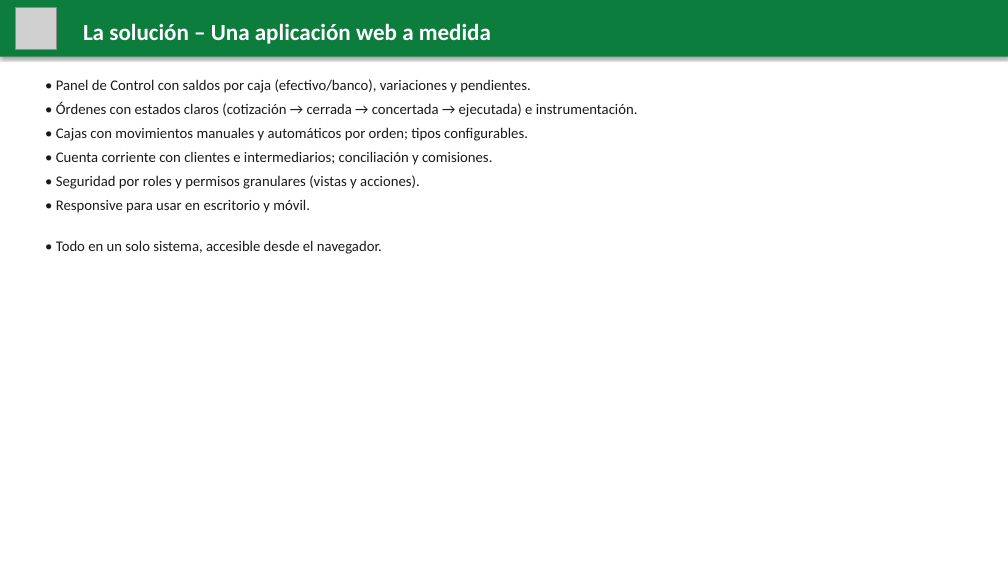
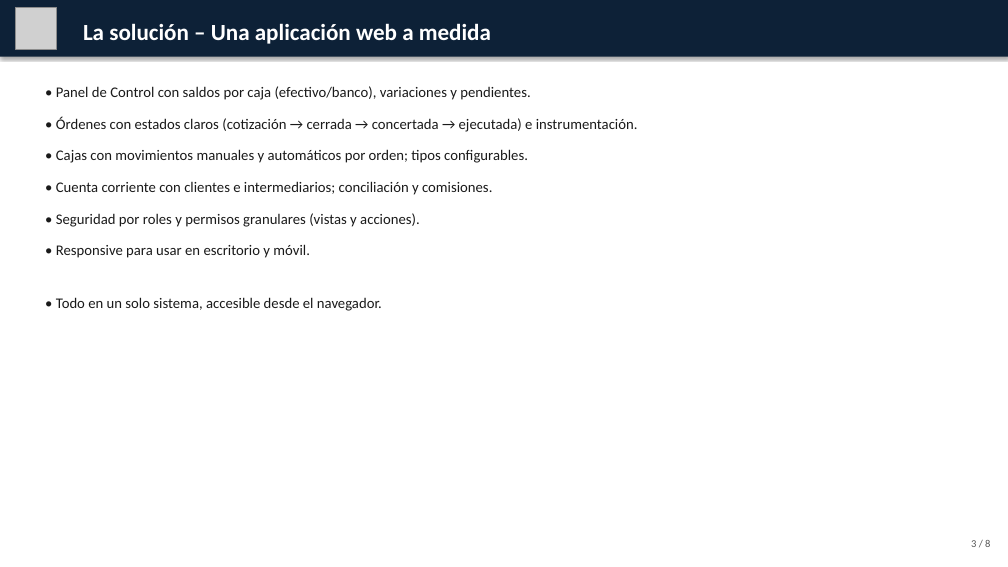
Before and after one commit to lucasbustosmartin-coder/pandy, a slide deck: slide 3 of presentacion/Propuesta_Pandi.pptx. Drawn at 1008x567 pixels with LibreOffice and Linux fonts; fonts in the diff are those of the drawing; grey boxes stand for pictures. Boxes give left, top, right and bottom in pixels: in the first picture for what was removed or moved away, otherwise in the second. Text is boxed around its words. In the diff, an @@ line names an element or a change of style, - is before the commit and + after.

```diff
--- a/presentacion/Propuesta_Pandi.pptx
+++ b/presentacion/Propuesta_Pandi.pptx
@@ rectangle at (x1=0, y1=0, x2=1008, y2=57): fill #0D7D3D to #0D2137 @@
@@ text "• Panel de Control con ..." at (x1=56, y1=86, x2=638, y2=311): line spacing 1 to 1.2; more space between paragraphs @@
@@ text added at (x1=971, y1=540, x2=990, y2=547), 10 pt, text #555555 @@
+3 / 8
```
Also in this commit, not shown: 7 other slides changed, 5 other files.
